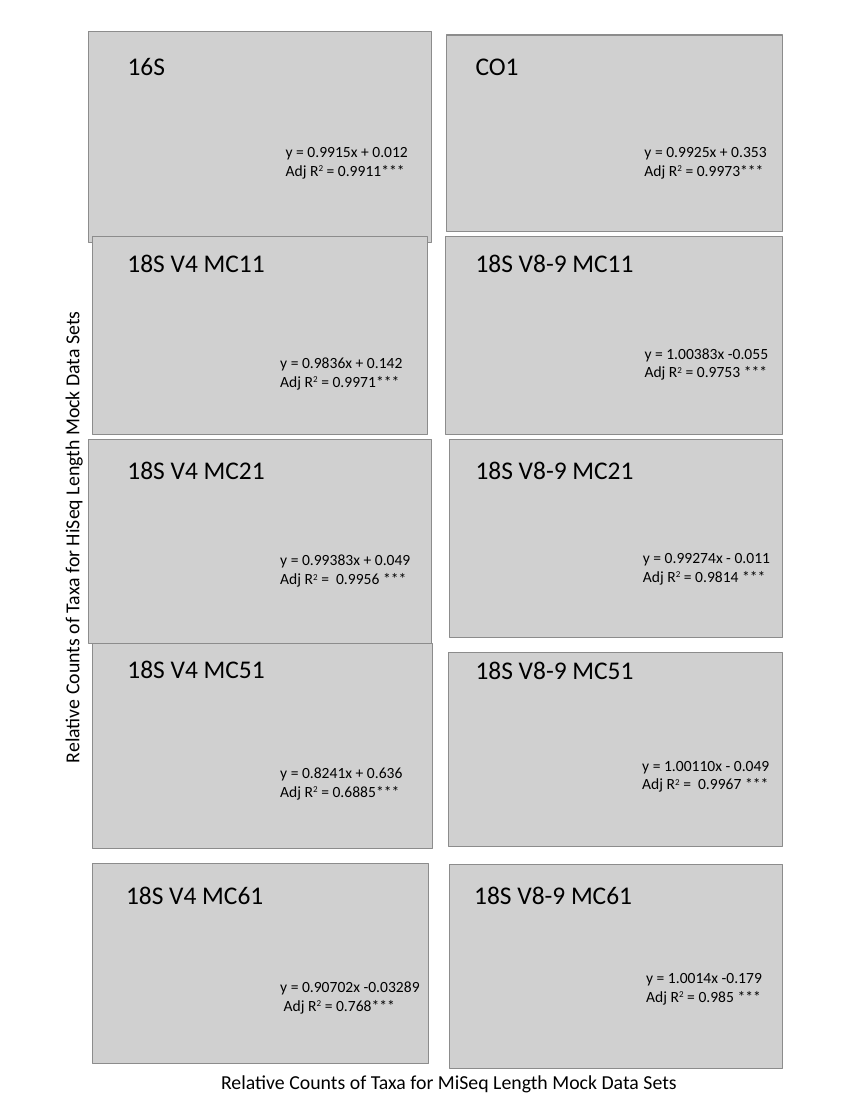
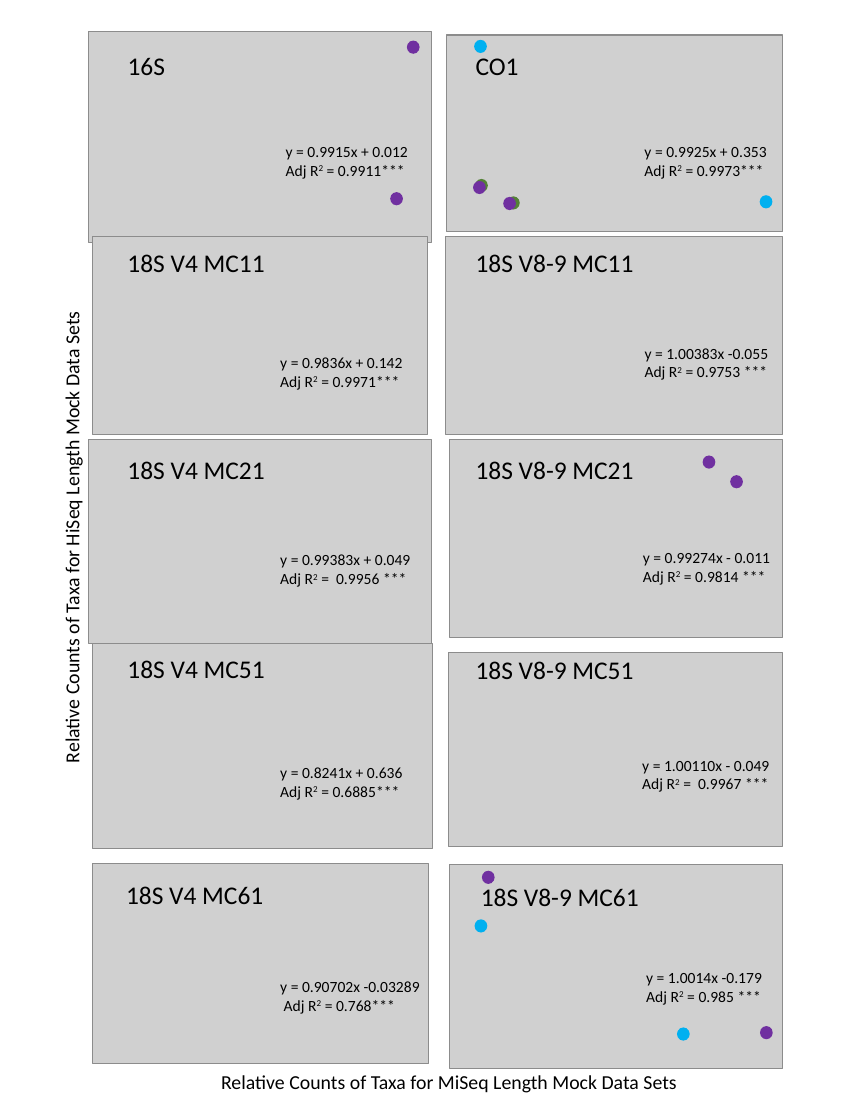
Before and after one commit to limey-bean/Anacapa, a slide deck: slide 1 of data-for-figs/Mock_Mi_vs_Hi/data/Hi_vs_Mi_fig.pptx. Drawn at 865x1120 pixels with LibreOffice and Linux fonts; fonts in the diff are those of the drawing; grey boxes stand for pictures. Boxes give left, top, right and bottom in pixels: in the first picture for what was removed or moved away, otherwise in the second. Text is boxed around its words. In the diff, an @@ line names an element or a change of style, - is before the commit and + after.

```diff
--- a/data-for-figs/Mock_Mi_vs_Hi/data/Hi_vs_Mi_fig.pptx
+++ b/data-for-figs/Mock_Mi_vs_Hi/data/Hi_vs_Mi_fig.pptx
@@ ellipse added at (408,42,419,54), fill #7030A0, outline #7030A0 1 pt @@
@@ ellipse added at (475,41,486,53), fill #00B0F0, outline #00B0F0 1 pt @@
@@ ellipse added at (476,179,487,191), fill #548235, outline #548235 1 pt @@
@@ ellipse added at (391,192,402,205), fill #7030A0, outline #7030A0 1 pt @@
@@ ellipse added at (474,181,485,193), fill #7030A0, outline #7030A0 1 pt @@
@@ ellipse added at (504,197,515,210), fill #7030A0, outline #7030A0 1 pt @@
@@ ellipse added at (508,197,519,210), fill #548235, outline #548235 1 pt @@
@@ ellipse added at (760,195,771,208), fill #00B0F0, outline #00B0F0 1 pt @@
@@ ellipse added at (703,456,714,468), fill #7030A0, outline #7030A0 1 pt @@
@@ ellipse added at (731,475,742,487), fill #7030A0, outline #7030A0 1 pt @@
@@ text "18S V8-9 MC61": place and size @@
-text "18S V8-9 MC61" at (474,886,632,904)
+text "18S V8-9 MC61" at (481,888,639,906)
@@ ellipse added at (482,871,494,883), fill #7030A0, outline #7030A0 1 pt @@
@@ ellipse added at (475,920,486,932), fill #00B0F0, outline #00B0F0 1 pt @@
@@ ellipse added at (678,1028,689,1040), fill #00B0F0, outline #00B0F0 1 pt @@
@@ ellipse added at (761,1026,772,1038), fill #7030A0, outline #7030A0 1 pt @@
```
Also in this commit, not shown: 36 other files.
